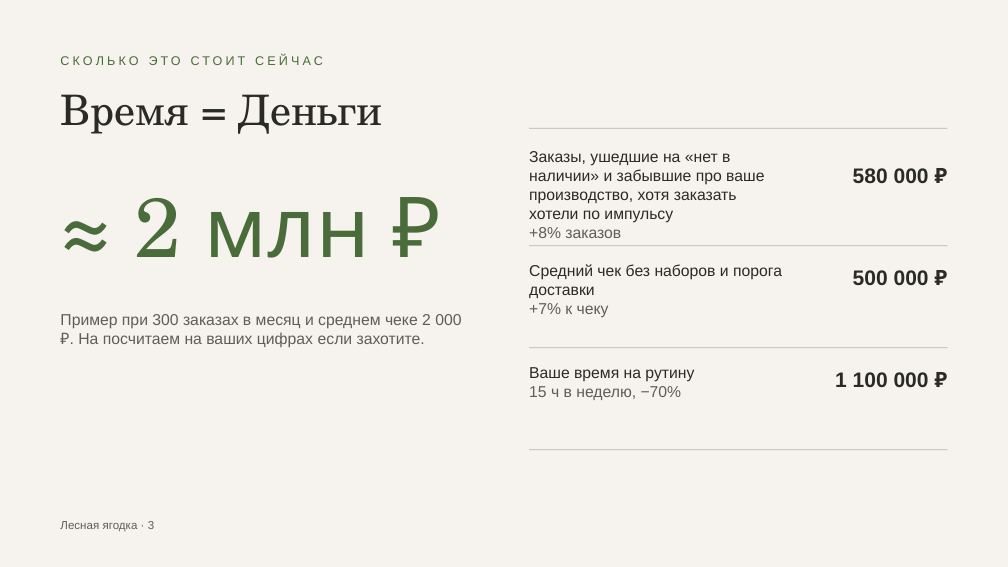
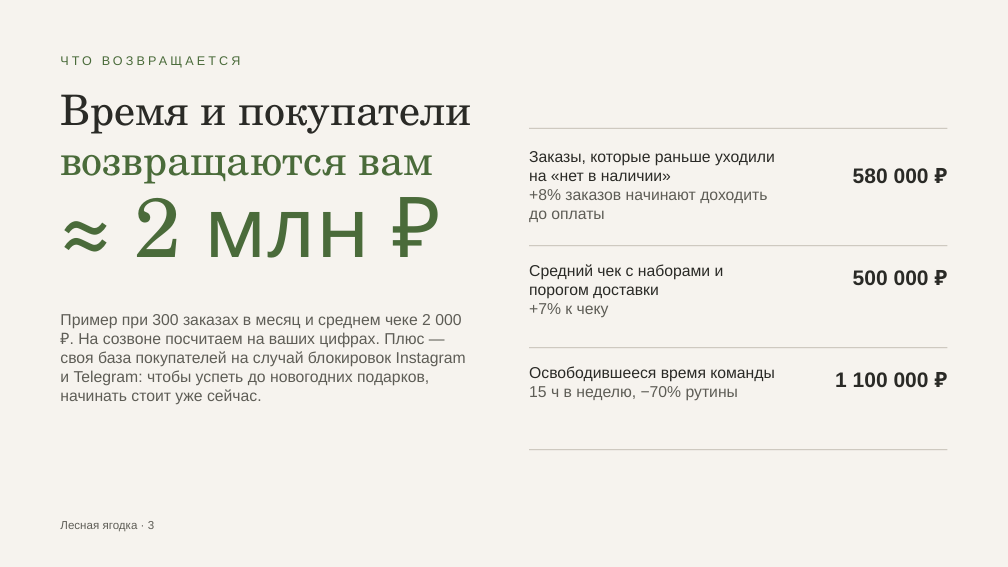
Before and after one commit to ellischment/svoya_ferma, a slide deck: slide 3 of docs/preview/lesnaya-yagodka-predlozhenie.pptx. Drawn at 1008x567 pixels with LibreOffice and Linux fonts; fonts in the diff are those of the drawing. Boxes give left, top, right and bottom in pixels: in the first picture for what was removed or moved away, otherwise in the second. Text is boxed around its words. In the diff, an @@ line names an element or a change of style, - is before the commit and + after.

```diff
--- a/docs/preview/lesnaya-yagodka-predlozhenie.pptx
+++ b/docs/preview/lesnaya-yagodka-predlozhenie.pptx
@@ text at <box>60,55,323,65</box>: text changed @@
-СКОЛЬКО ЭТО СТОИТ СЕЙЧАС
+ЧТО ВОЗВРАЩАЕТСЯ
@@ text at <box>60,94,472,184</box>: text changed @@
-Время = Деньги
+Время и покупатели возвращаются вам
@@ text at <box>529,151,775,222</box>: text changed @@
-Заказы, ушедшие на «нет в наличии» и забывшие про ваше производство, хотя заказать хотели по импульсу
-+8% заказов
+Заказы, которые раньше уходили на «нет в наличии»
++8% заказов начинают доходить до оплаты
@@ text at <box>529,264,724,298</box>: text changed @@
-Средний чек без наборов и порога доставки
+Средний чек с наборами и порогом доставки
@@ text at <box>60,314,466,404</box>: text changed @@
-Пример при 300 заказах в месяц и среднем чеке 2 000 ₽. На посчитаем на ваших цифрах если захотите.
+Пример при 300 заказах в месяц и среднем чеке 2 000 ₽. На созвоне посчитаем на ваших цифрах. Плюс — своя база покупателей на случай блокировок Instagram и Telegram: чтобы успеть до новогодних подарков, начинать стоит уже сейчас.
@@ text at <box>529,366,775,400</box>: text changed @@
-Ваше время на рутину
-15 ч в неделю, −70%
+Освободившееся время команды
+15 ч в неделю, −70% рутины
```
Also in this commit, not shown: 5 other slides changed, 3 slides added, 1 other file.
